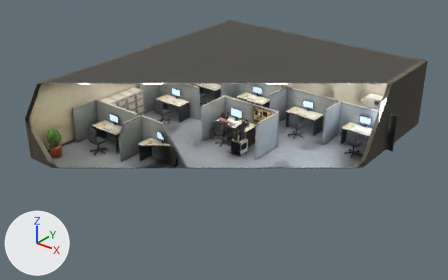
A saved change to the glTF model public/models/office.glb.
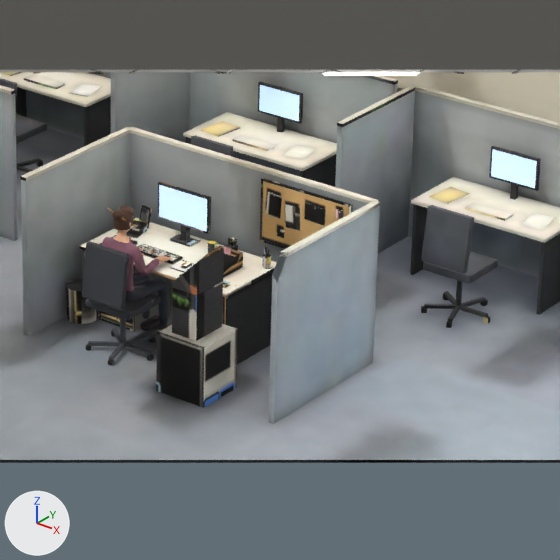
There are two pictures of each version: one whole from a camera (50 mm lens) standing at (13.76, -17.94, 10.94) and looking at (0.03, -0.78, 0.3), one close up on the part from 44% to 71% of the width and 24% to 68% of the height. Every picture has the same lights, and +X, +Y and +Z are marked at lower left. The first two pictures are the older version. Everything nearer to the camera than a plane just in front of the edit is cut away. Vertices at exactly the same position are counted once.

Objects in the first close-up: 'Office_Near', 'Office_Room', 'Screens', 'Woman' and 1 more.
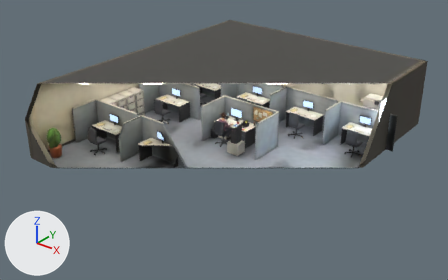
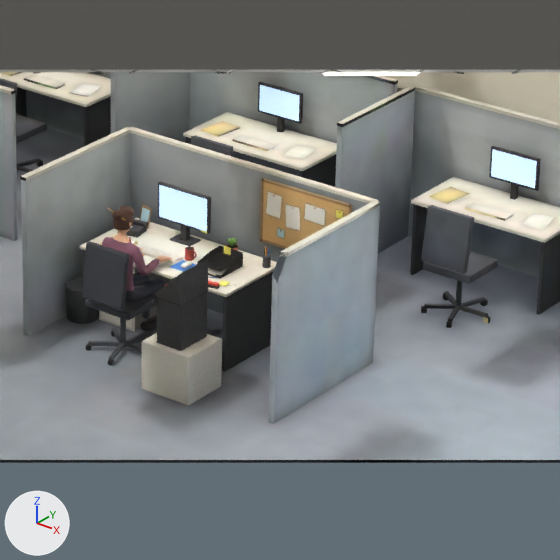
Changed parts and their boxes (x1, y1, x2, y2) in the close-ups (560 x 560 px; the box of a moved part takes in the faces that stretch with it):
'Office_Near', reshaped
    before: (65, 178, 353, 408)
    after: (65, 178, 353, 406)
'Prop_Mug', added
    after: (185, 246, 197, 261)
part 1 of me_office_near, moved or reshaped
    before: (156, 323, 237, 408)
    after: (142, 333, 222, 406)
part 2 of me_office_near, moved or reshaped
    before: (172, 282, 223, 341)
    after: (157, 292, 207, 351)
part 3 of me_office_near, moved or reshaped
    before: (172, 248, 224, 295)
    after: (157, 259, 208, 306)
part 4 of me_office_near, deleted
    before: (208, 243, 217, 253)
part 5 of me_office_near, surface changed
    before: (66, 178, 353, 329)
    after: (66, 178, 353, 372)

Edits to the bpy script that builds the scene:
```text
Add mat_propmug:
    mat_propmug = bpy.data.materials.new('PropMug')
    mat_propmug.use_nodes = True; mat_propmug.node_tree.nodes.clear()
    _N = mat_propmug.node_tree.nodes; _L = mat_propmug.node_tree.links
    n0 = _N.new('ShaderNodeBsdfPrincipled'); n0.name = 'Principled BSDF'
    n0.inputs[2].default_value = 0.7  # 'Roughness'
    n1 = _N.new('ShaderNodeOutputMaterial'); n1.name = 'Material Output'
    n2 = _N.new('ShaderNodeVertexColor'); n2.name = 'Color Attribute'
    _L.new(n0.outputs[0], n1.inputs[0])  # 'BSDF' to 'Surface'
    _L.new(n2.outputs[0], n0.inputs[0])  # 'Color' to 'Base Color'
Change me_office_near:
    used by ob_office_near; location = (0.0, 0.0, 0.0)
    remove me_office_near.from_pydata(...)  # 2806 vertices, 5008 faces; spans x -1.0..1.42, y -1.03..0.53, z 0.0..1.41
    add me_office_near.from_pydata(...)  # 2614 vertices, 4632 faces; spans x -1.0..1.42, y -1.08..0.53, z 0.0..1.41
    me_office_near part 1: the loose piece of 56 vertices spanning x 0.55..1.05, y -1.03..-0.57, z 0.0..0.56 is scaled about its middle by (1, 1, 0.801), then moved by (-0.12, -0.05, -0.06)
    me_office_near part 2: the loose piece of 56 vertices spanning x 0.67..0.93, y -0.98..-0.62, z 0.56..0.98 is moved by (-0.12, -0.05, -0.11)
    me_office_near part 3: the loose piece of 8 vertices spanning x 0.67..0.93, y -0.98..-0.62, z 0.98..1.28 is moved by (-0.12, -0.05, -0.11)
    me_office_near part 4: the loose piece of 48 vertices spanning x 0.16..0.24, y 0.16..0.24, z 0.74..0.84 is deleted
    me_office_near part 5: 4284 kept faces spanning x -1.0..1.42, y -0.45..0.53, z 0.0..1.41 get new texture (UV) coordinates
    other edits to the shape of me_office_near do not show in these pictures
Add me_prop_mug:
    me_prop_mug.from_pydata(...)  # a 20-sided cylinder along z spanning x -0.04..0.04, y -0.04..0.04, z 0.0..0.1; a 20-sided cylinder along z spanning x -0.036..0.036, y -0.036..0.036, z 0.0995..0.1015; a torus around y (ring radius 0.025, tube radius 0.007) spanning x 0.013..0.077, y -0.0061..0.0061, z 0.0238..0.0862
    me_prop_mug.materials.append(mat_propmug)
Add ob_prop_mug:
    ob_prop_mug = bpy.data.objects.new('Prop_Mug', me_prop_mug)
    ob_prop_mug.location = (0.12, -0.02, 0.74)
```
